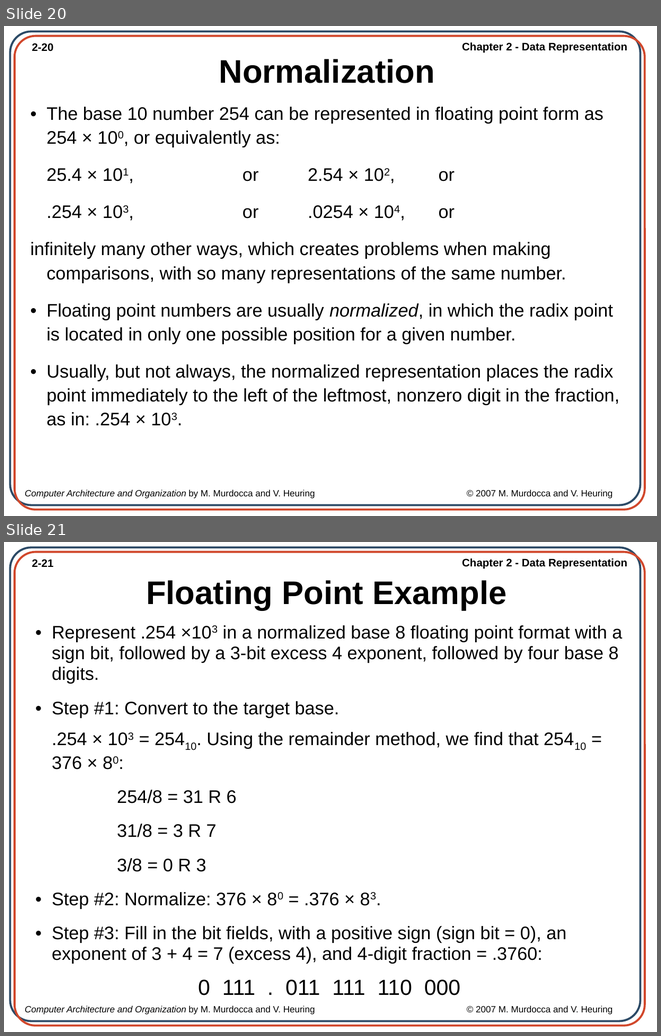
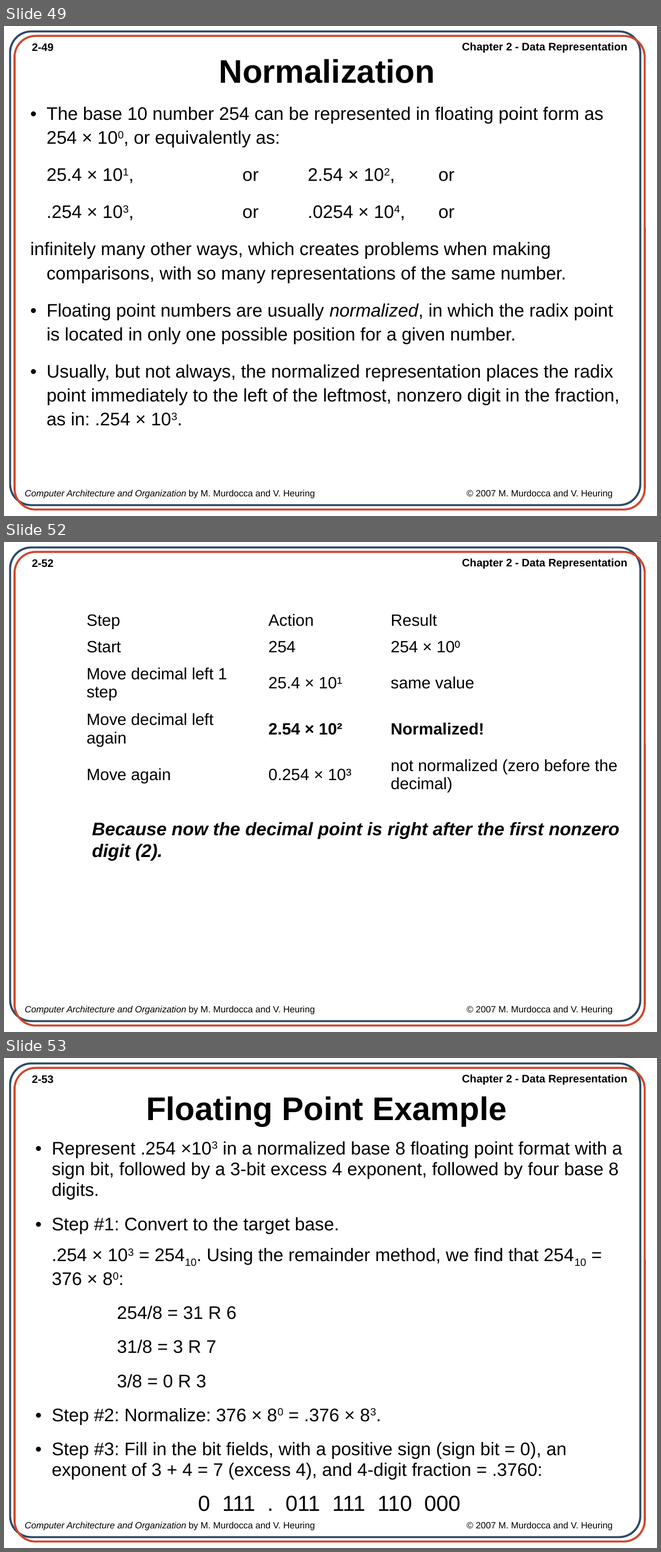
Before and after one commit to AfiqahAzahari-here/computer_organization_arch, a slide deck: SLIDE_NOTA/Ch02_Data Representation.ppt. Shown one above the other, each under a label of ours: slides 20 and 21 before the commit, slides 49, 52 and 53 after it; the slides between them are not shown. The pictures are 661x1036 and 661x1552 pixels, drawn with LibreOffice and Linux fonts; fonts in the diff are those of the drawing; background and template pictures are left out. Boxes give left, top, right and bottom in pixels: in the first picture for what was removed or moved away, otherwise in the second. Text is boxed around its words. In the diff, an @@ line names an element or a change of style, - is before the commit and + after.

```diff
--- a/SLIDE_NOTA/Ch02_Data Representation.ppt
+++ b/SLIDE_NOTA/Ch02_Data Representation.ppt
@@ slide 52 added at [4,542,657,1032], background picture (left out); not listed: 5 template elements that a slide beside it also shows @@
@@ table added at [80,607,626,796], 5 rows, 3 columns @@
+Step | Action | Result
+Start | 254 | 254 × 10⁰
+Move decimal left 1 step | 25.4 × 10¹ | same value
+Move decimal left again | 2.54 × 10² | Normalized!
+Move again | 0.254 × 10³ | not normalized (zero before the decimal)
@@ text added at [92,822,619,861], 20 pt, text #000000, bold, italic @@
+Because now the decimal point is right after the first nonzero digit (2).
@@ what was slide 20 is now slide 49 @@
@@ page number at [32,43,54,51]: text changed @@
-2-20
+2-49
@@ what was slide 21 is now slide 53 @@
@@ page number at [32,1075,54,1083]: text changed @@
-2-21
+2-53
```
Also in this commit, not shown: 12 slides changed, 32 other slides added, 4 other files.
